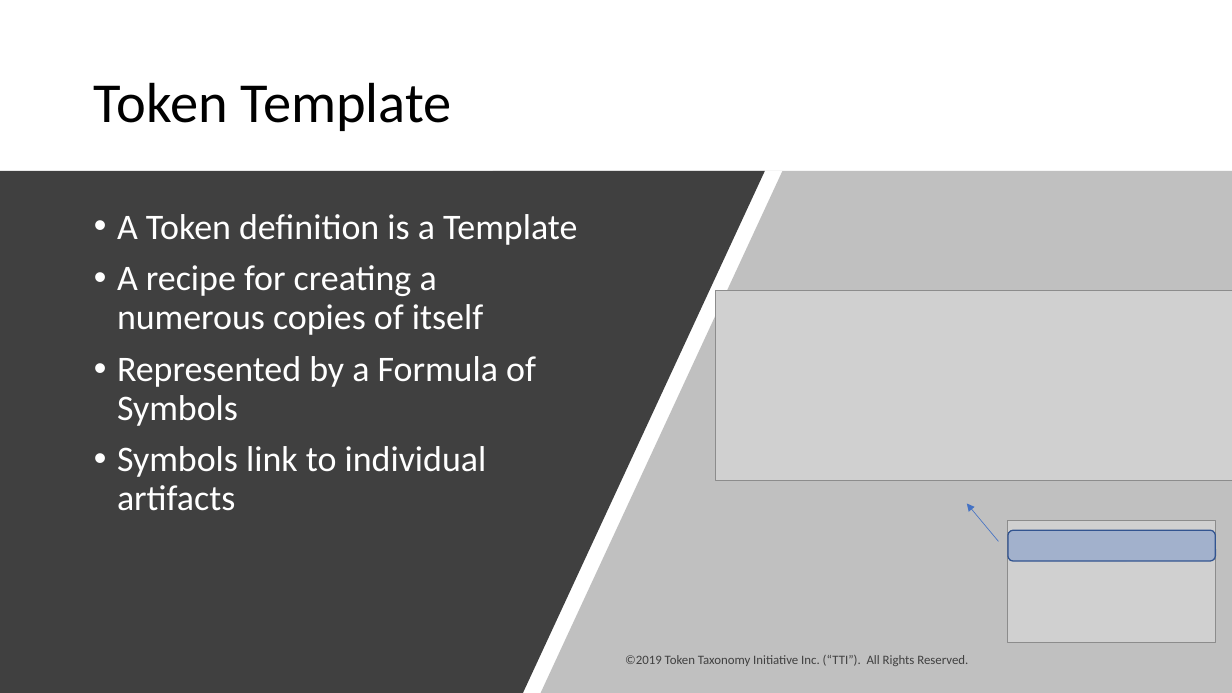
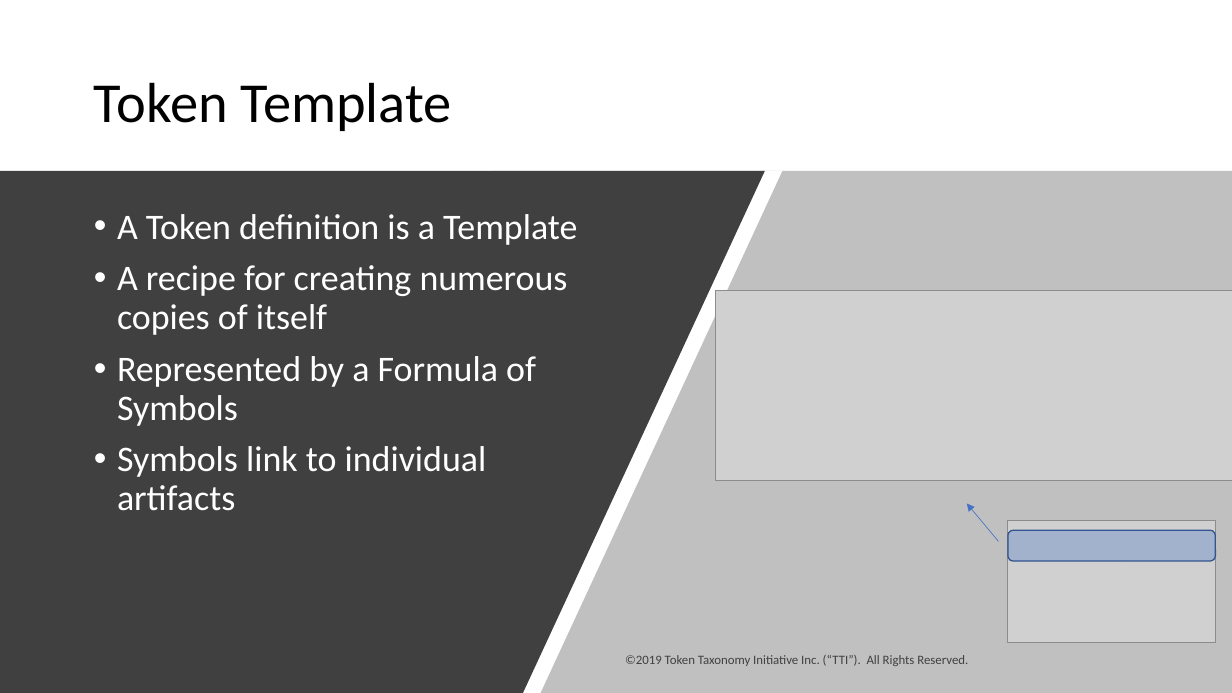
Before and after one commit to vipinsun/TokenTaxonomyFramework-pub, a slide deck: slide 4 of presentations/TTF-Presentation.pptx. Drawn at 1232x693 pixels with LibreOffice and Linux fonts; fonts in the diff are those of the drawing; grey boxes stand for pictures. Boxes give left, top, right and bottom in pixels: in the first picture for what was removed or moved away, otherwise in the second. Text is boxed around its words. In the diff, an @@ line names an element or a change of style, - is before the commit and + after.

```diff
--- a/presentations/TTF-Presentation.pptx
+++ b/presentations/TTF-Presentation.pptx
@@ text at [117,265,568,335]: text changed @@
-• A recipe for creating a numerous copies of itself
+• A recipe for creating numerous copies of itself
```
Also in this commit, not shown: 1 other file.
